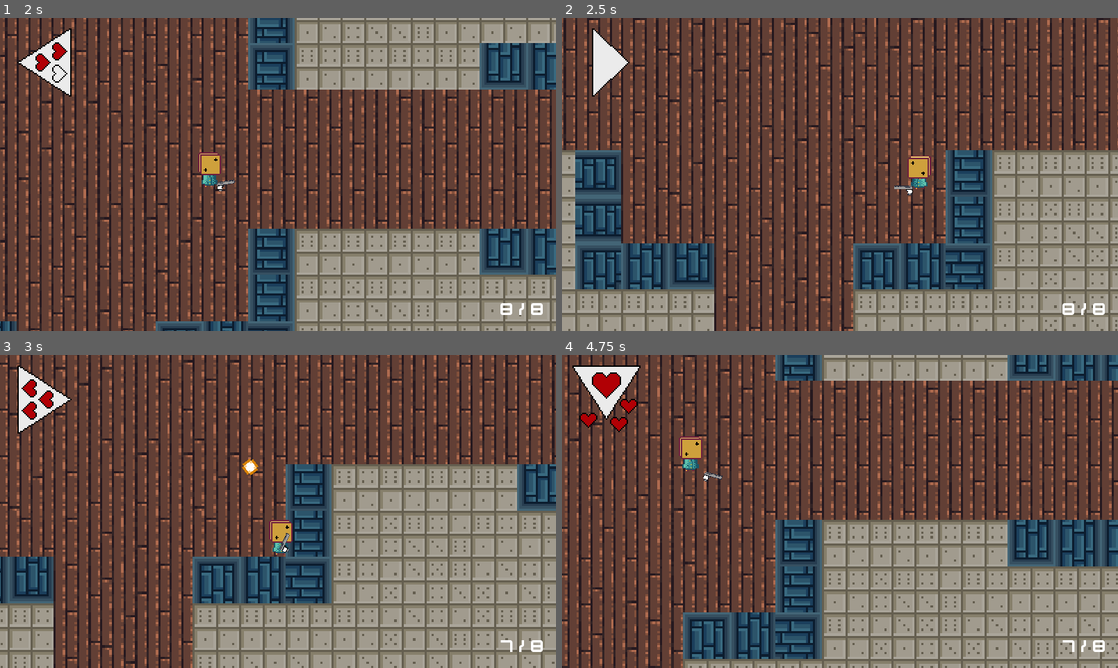
Above: before the commit, frames 1-4 (two rows, left to right).
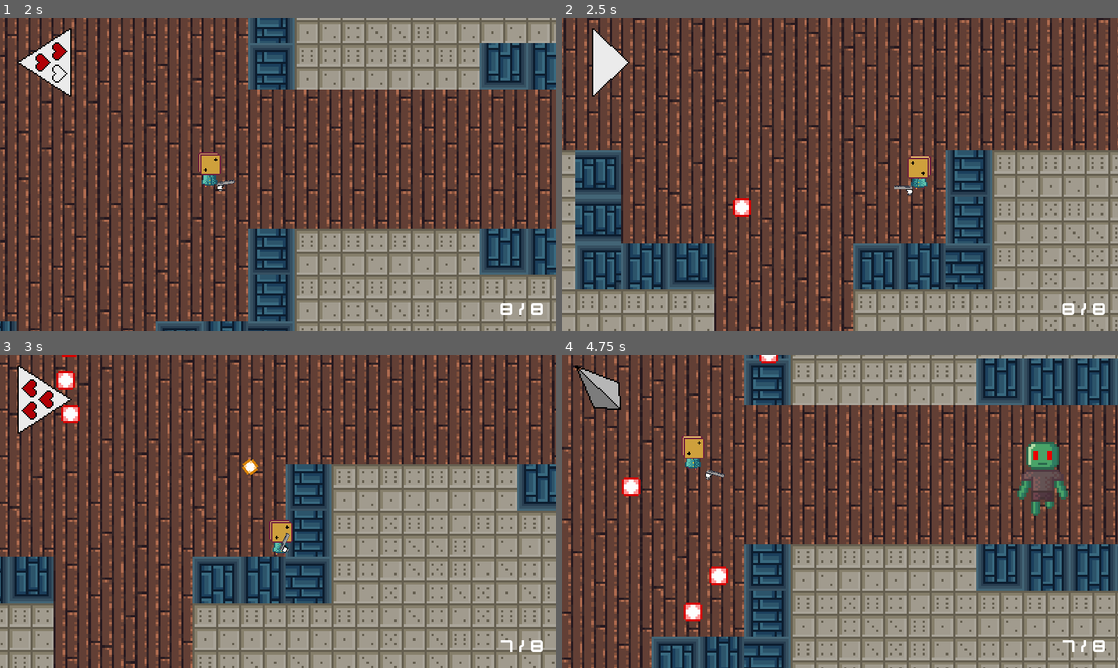
Above: after the commit, the same moments.

Repository: ygypt/gmtk2022
Game: Godot game, scene res://Menu.tscn
Same seed, same stepped clock (60 frames per second), same inputs: the game is played once before the commit and once after it.
Inputs (mouse positions are in pixels of both pictures, inside the frame that each line leads up to):
- Up to frame 1 (2 s): click "ROLL THE DICE?" at 0.5 s; move the mouse to (400, 158) at 1.27 s; hold D (move_right) from 1.28 s (still down); tap Space (dodge) at 1.35 s
- Up to frame 2 (2.5 s): move the mouse to (728, 190) at 2.02 s; release D (move_right) at 2.03 s; hold S (move_down) from 2.03 s (still down); tap F (interact) at 2.1 s
- Up to frame 3 (3 s): move the mouse to (333, 442) at 2.77 s; release S (move_down) at 2.78 s; press the mouse at (333, 442) at 2.78 s; hold D (move_right) from 2.78 s (still down)
- Up to frame 4 (4.75 s): move the mouse to (812, 574) at 3.52 s; release D (move_right) at 3.53 s; release the mouse at (812, 574) at 3.53 s; hold W (move_up) 3.53-4.28 s; tap Space (dodge) at 3.6 s; move the mouse to (1006, 558) at 4.27 s; hold A (move_left) from 4.28 s (still down); tap F (interact) at 4.35 s

Frame 1 is identical in both runs. In frame 2, 0.2% of the frame differs, in the area x 30-34%, y 57-64%; in frame 3, 0.4%; in frame 4, 67%, in the area x 0-100%, y 0-100%.
Error before the commit: Attempt to call function 'is_stopped' in base 'null instance' on a null instance. (res://Levels/TemplateLevel.gd:4)

Commit message:
fixed timer

Diff:
--- a/Characters/Entity.gd
+++ b/Characters/Entity.gd
@@ -44,6 +44,7 @@
 		change_state(new_state)
 
 	if health <= 0:
+		get_parent().score += 1
 		queue_free()
 
 func _physics_process(delta):
--- a/Characters/Imp/Imp.tscn
+++ b/Characters/Imp/Imp.tscn
@@ -55,6 +55,7 @@
 position = Vector2( 0, -16 )
 frames = SubResource( 4 )
 animation = "chase"
+frame = 1
 playing = true
 
 [node name="State" type="Node" parent="."]
--- a/Characters/Player/Player.gd
+++ b/Characters/Player/Player.gd
@@ -44,6 +44,9 @@
 	# WE'VE OVERRIDEN _PROCESS HERE, SO TO MAKE SURE THAT THE O.G. ENTITY
 	# PROCESS STILL RUNS I RUN "DOT _PROCESS", THE "DOT" CALLS THE SAME FUNCTION
 	# FROM THE SUPERCLASS
+	if health <= 0:
+		get_tree().change_scene("res://Menu.tscn")
+
 	._process(delta)
 
 func take_hit(node: Node):
--- a/Levels/TemplateLevel.gd
+++ b/Levels/TemplateLevel.gd
@@ -1,7 +1,9 @@
 extends Node2D
 
+onready var score := 0
+
 func _process(delta):
-	if $Timer.is_stopped():
+	if $SpawnTimer.is_stopped():
 		for spawner in get_tree().get_nodes_in_group("Spawner"):
 			spawner.spawn()
-		$Timer.start()
+		$SpawnTimer.start()
